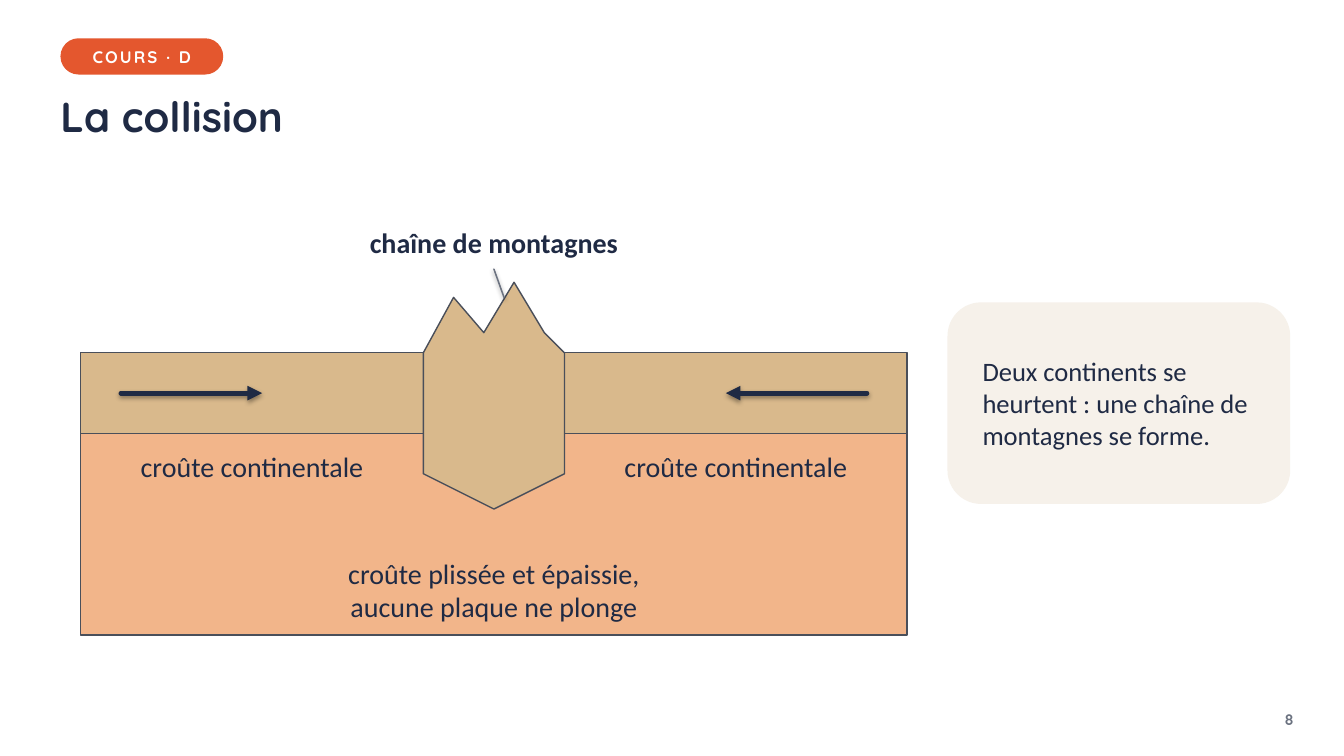
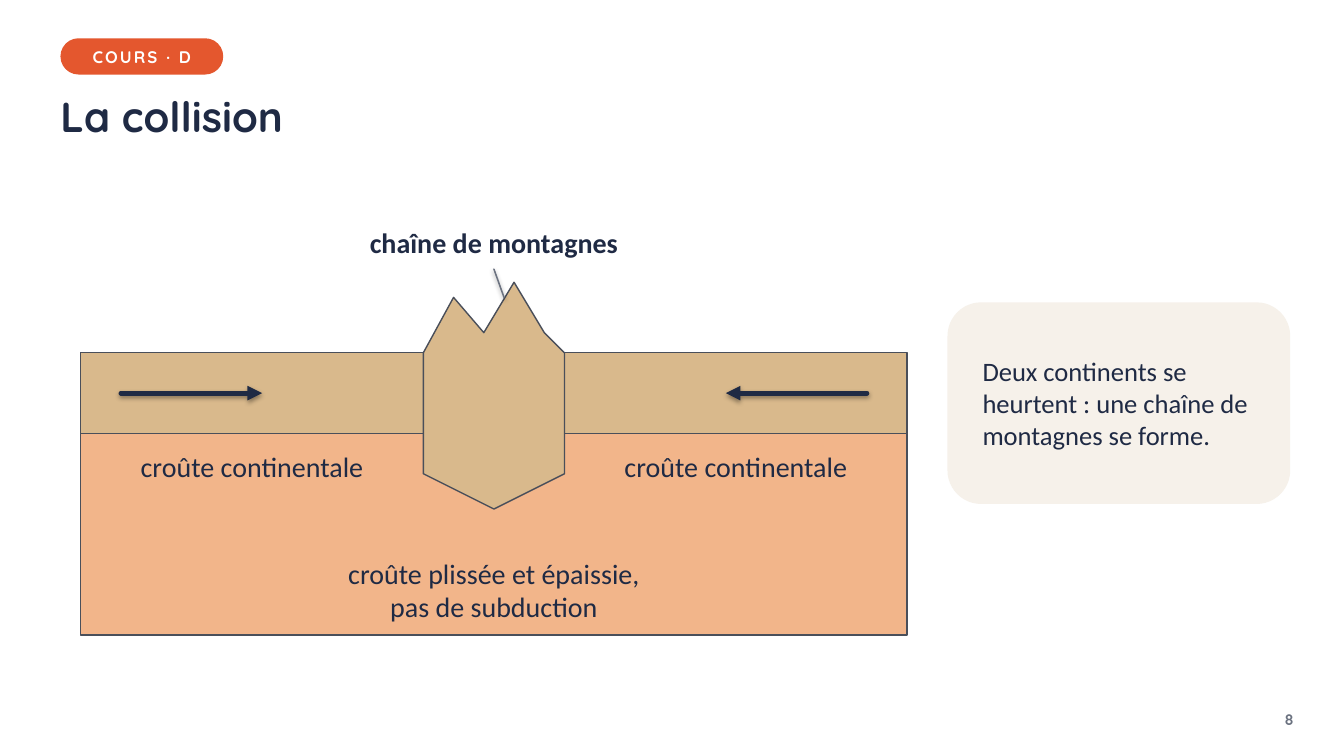
Before and after one commit to VinceIXIV/SVT-cour, a slide deck: slide 8 of cours/4e/S05-les-plaques-bougent-ecartement-et-rapprochement/4e-S05-diaporama.pptx. Drawn at 1344x756 pixels with LibreOffice and Linux fonts; fonts in the diff are those of the drawing. Boxes give left, top, right and bottom in pixels: in the first picture for what was removed or moved away, otherwise in the second. Text is boxed around its words. In the diff, an @@ line names an element or a change of style, - is before the commit and + after.

```diff
--- a/cours/4e/S05-les-plaques-bougent-ecartement-et-rapprochement/4e-S05-diaporama.pptx
+++ b/cours/4e/S05-les-plaques-bougent-ecartement-et-rapprochement/4e-S05-diaporama.pptx
@@ text at bbox=[390, 597, 598, 622]: text changed @@
-aucune plaque ne plonge
+pas de subduction
```
Also in this commit, not shown: 41 other files.
